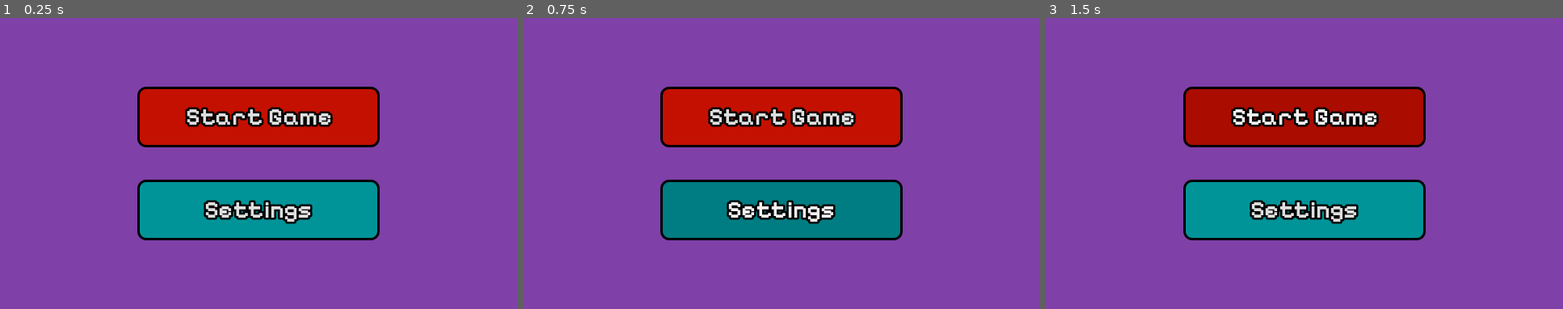
Above: before the commit, frames 1-3 (left to right).
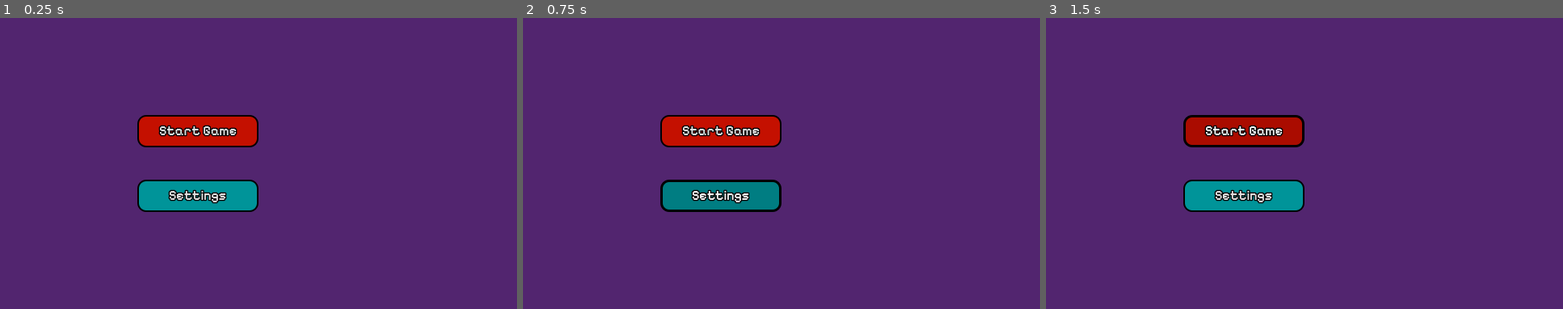
Above: after the commit, the same moments.

Repository: ArauvGit/congressional-app-challenge---superposition-sprint
Game: Godot game, scene res://Scenes/main_menu.tscn
The game is run twice, just before and just after one commit, with the same random seed, the same clock (stepped at 60 frames per second) and the same inputs. The project has no main scene, so this scene is started directly.
Inputs:
- Up to frame 1 (0.25 s): no input
- Up to frame 2 (0.75 s): click "Settings" at 0.5 s
- Up to frame 3 (1.5 s): click "Start Game" at 1.25 s

The runs differ from the first frame. In frame 1, 97% of the frame differs, in the area x 0-100%, y 0-100%; in frame 2, 97%; in frame 3, 97%.

Commit message:
Update main_menu.tscn

Diff:
--- a/Scenes/main_menu.tscn
+++ b/Scenes/main_menu.tscn
@@ -4,10 +4,10 @@
 
 [sub_resource type="StyleBoxFlat" id="StyleBoxFlat_sdnvj"]
 bg_color = Color(0.76862746, 0.0627451, 0, 1)
-border_width_left = 3
-border_width_top = 3
-border_width_right = 3
-border_width_bottom = 3
+border_width_left = 2
+border_width_top = 2
+border_width_right = 2
+border_width_bottom = 2
 border_color = Color(0, 0, 0, 1)
 corner_radius_top_left = 10
 corner_radius_top_right = 10
@@ -40,10 +40,10 @@
 
 [sub_resource type="StyleBoxFlat" id="StyleBoxFlat_b68tq"]
 bg_color = Color(0, 0.5803922, 0.6, 1)
-border_width_left = 3
-border_width_top = 3
-border_width_right = 3
-border_width_bottom = 3
+border_width_left = 2
+border_width_top = 2
+border_width_right = 2
+border_width_bottom = 2
 border_color = Color(0, 0, 0, 1)
 corner_radius_top_left = 10
 corner_radius_top_right = 10
@@ -76,31 +76,23 @@
 
 [node name="Main Menu" type="Control" unique_id=338399537]
 layout_mode = 3
-anchors_preset = 8
-anchor_left = 0.5
-anchor_top = 0.5
-anchor_right = 0.5
-anchor_bottom = 0.5
+anchor_right = 1.0
+anchor_bottom = 1.0
 grow_horizontal = 2
 grow_vertical = 2
+metadata/_edit_use_anchors_ = true
 
 [node name="ColorRect" type="ColorRect" parent="." unique_id=686127915]
 layout_mode = 1
-anchors_preset = 8
-anchor_left = 0.5
-anchor_top = 0.5
-anchor_right = 0.5
-anchor_bottom = 0.5
-offset_left = -576.5
-offset_top = -323.0
-offset_right = 576.5
-offset_bottom = 323.0
+anchors_preset = 15
+anchor_right = 1.0
+anchor_bottom = 1.0
 grow_horizontal = 2
 grow_vertical = 2
-color = Color(0.49632, 0.2508, 0.66, 1)
+color = Color(0.32092434, 0.1440618, 0.43396783, 1)
 metadata/_edit_use_anchors_ = true
 
-[node name="VBoxContainer" type="VBoxContainer" parent="." unique_id=571028145]
+[node name="VBoxContainer" type="VBoxContainer" parent="ColorRect" unique_id=571028145]
 custom_minimum_size = Vector2(300, 500)
 custom_maximum_size = Vector2(-1, 10000)
 layout_mode = 1
@@ -119,14 +111,15 @@
 theme_override_constants/separation = 40
 alignment = 1
 
-[node name="Start Game" type="Button" parent="VBoxContainer" unique_id=460638644]
+[node name="Start Game" type="Button" parent="ColorRect/VBoxContainer" unique_id=460638644]
 texture_filter = 1
-custom_minimum_size = Vector2(0, 75)
+custom_minimum_size = Vector2(50, 40)
+custom_maximum_size = Vector2(150, -1)
 layout_mode = 2
 theme_override_colors/font_outline_color = Color(0, 0, 0, 1)
-theme_override_constants/outline_size = 10
+theme_override_constants/outline_size = 5
 theme_override_fonts/font = ExtResource("1_06t4h")
-theme_override_font_sizes/font_size = 30
+theme_override_font_sizes/font_size = 16
 theme_override_styles/normal = SubResource("StyleBoxFlat_sdnvj")
 theme_override_styles/pressed = SubResource("StyleBoxFlat_8pvmw")
 theme_override_styles/hover = SubResource("StyleBoxFlat_vnucn")
@@ -134,14 +127,15 @@
 "
 metadata/_edit_use_anchors_ = true
 
-[node name="Settings" type="Button" parent="VBoxContainer" unique_id=1475172236]
+[node name="Settings" type="Button" parent="ColorRect/VBoxContainer" unique_id=1475172236]
 texture_filter = 1
-custom_minimum_size = Vector2(0, 75)
+custom_minimum_size = Vector2(50, 40)
+custom_maximum_size = Vector2(150, -1)
 layout_mode = 2
 theme_override_colors/font_outline_color = Color(0, 0, 0, 1)
-theme_override_constants/outline_size = 10
+theme_override_constants/outline_size = 5
 theme_override_fonts/font = ExtResource("1_06t4h")
-theme_override_font_sizes/font_size = 30
+theme_override_font_sizes/font_size = 16
 theme_override_styles/normal = SubResource("StyleBoxFlat_b68tq")
 theme_override_styles/pressed = SubResource("StyleBoxFlat_28flt")
 theme_override_styles/hover = SubResource("StyleBoxFlat_48xlc")
